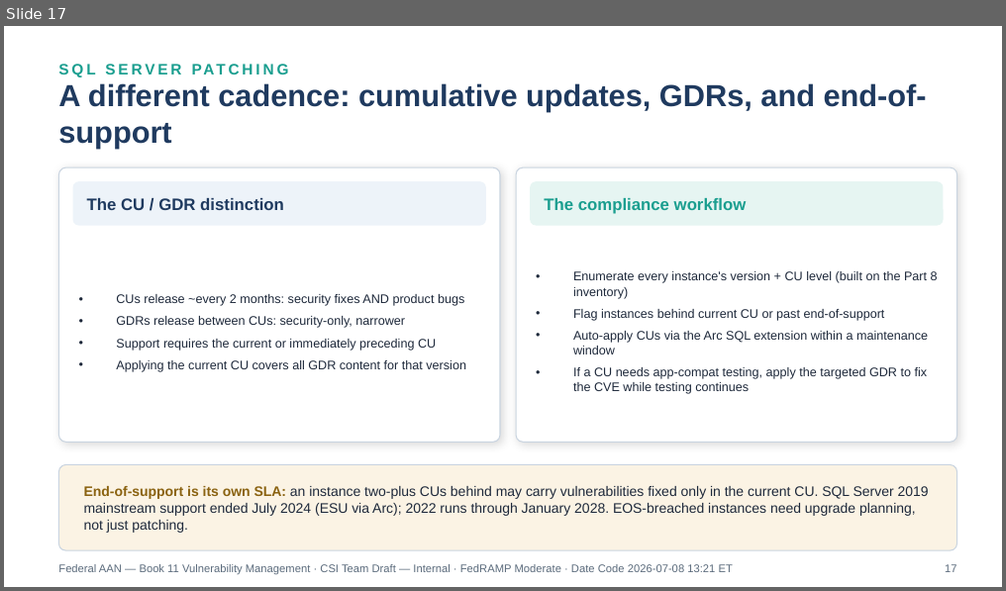
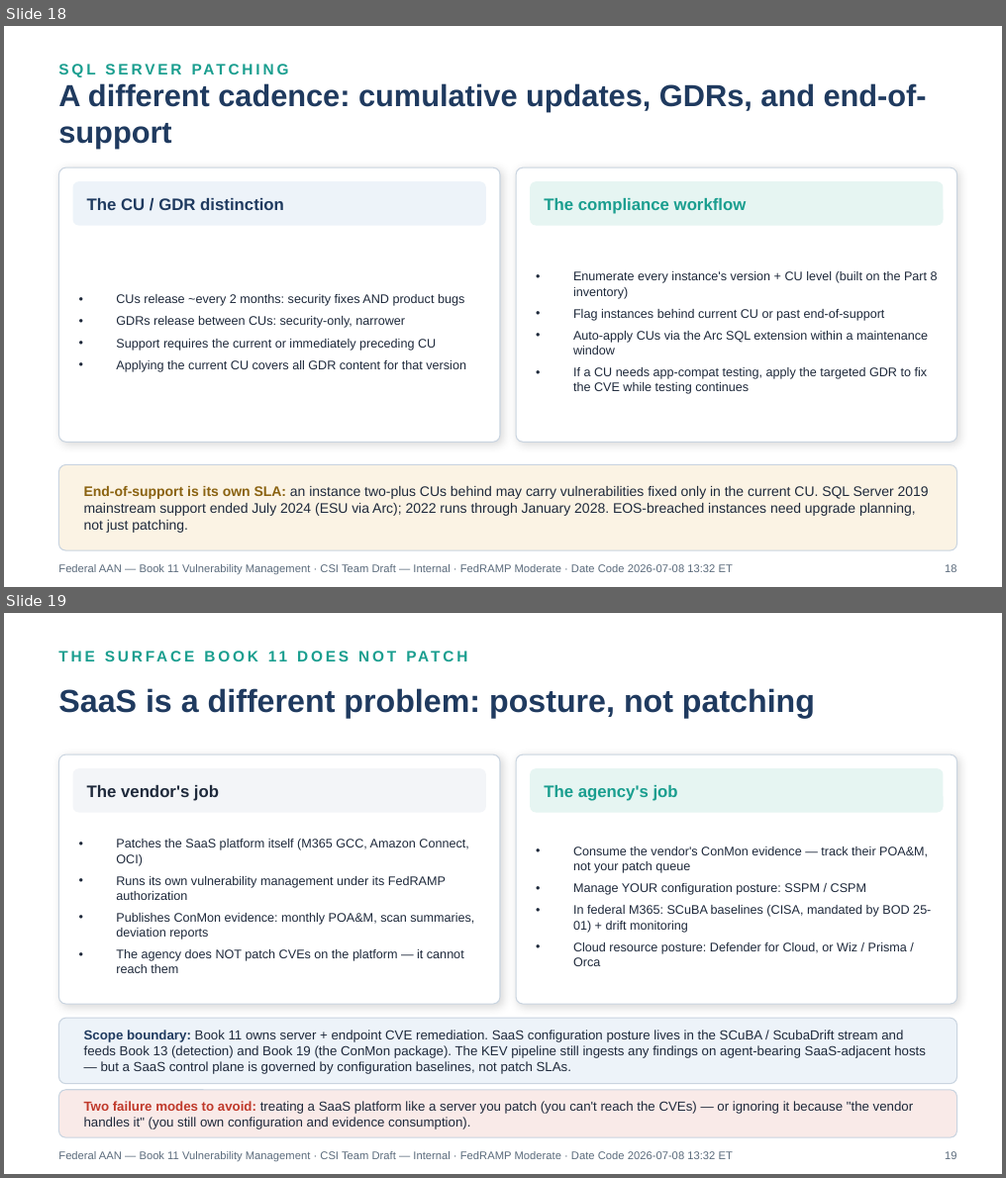
Before and after one commit to WhalerMike/uiao, a slide deck: inbox/Application Aware Networking/Book_11_FedAAN_Vulnerability_Management.pptx. Shown one above the other, each under a label of ours: slide 17 before the commit, slides 18 and 19 after it. The pictures are 1006x591 and 1006x1178 pixels, drawn with LibreOffice and Linux fonts; fonts in the diff are those of the drawing. Boxes give left, top, right and bottom in pixels: in the first picture for what was removed or moved away, otherwise in the second. Text is boxed around its words. In the diff, an @@ line names an element or a change of style, - is before the commit and + after.

```diff
--- a/inbox/Application Aware Networking/Book_11_FedAAN_Vulnerability_Management.pptx
+++ b/inbox/Application Aware Networking/Book_11_FedAAN_Vulnerability_Management.pptx
@@ slide 19 added at (4, 613, 1002, 1174), background #FFFFFF @@
@@ text added at (268, 651, 287, 662), 11 pt, text #1A9E8F, bold @@
+THE SURFACE BOOK 11 DOES NOT PATCH
@@ text added at (58, 688, 815, 718), 23 pt, text #1F3A5F, bold @@
+SaaS is a different problem: posture, not patching
@@ rounded rectangle added at (58, 755, 500, 1004), fill #FFFFFF, outline #C9D4E0 0.75 pt @@
@@ rounded rectangle added at (516, 755, 957, 1004), fill #FFFFFF, outline #C9D4E0 0.75 pt @@
@@ rounded rectangle added at (73, 768, 486, 813), fill #F3F5F8 @@
@@ text added at (87, 785, 219, 801), 12 pt, text #1E293B, bold @@
+The vendor's job
@@ rounded rectangle added at (530, 768, 944, 813), fill #E6F5F2 @@
@@ text added at (544, 785, 678, 801), 12 pt, text #1A9E8F, bold @@
+The agency's job
@@ text added at (116, 839, 474, 973), 9 pt, text #1E293B @@
+• Patches the SaaS platform itself (M365 GCC, Amazon Connect, OCI)
+• Runs its own vulnerability management under its FedRAMP authorization
+• Publishes ConMon evidence: monthly POA&M, scan summaries, deviation reports
+• The agency does NOT patch CVEs on the platform — it cannot reach them
@@ text added at (573, 847, 931, 966), 9 pt, text #1E293B @@
+• Consume the vendor's ConMon evidence — track their POA&M, not your patch queue
+• Manage YOUR configuration posture: SSPM / CSPM
+• In federal M365: SCuBA baselines (CISA, mandated by BOD 25-01) + drift monitoring
+• Cloud resource posture: Defender for Cloud, or Wiz / Prisma / Orca
@@ rounded rectangle added at (58, 1018, 957, 1084), fill #EDF3F9, outline #C9D4E0 0.75 pt @@
@@ text added at (84, 1030, 926, 1074), 9.5 pt, text #1E293B @@
+Scope boundary: Book 11 owns server + endpoint CVE remediation. SaaS configuration posture lives in the SCuBA / ScubaDrift stream and feeds Book 13 (detection) and Book 19 (the ConMon package). The KEV pipeline still ingests any findings on agent-bearing SaaS-adjacent hosts — but a SaaS control plane is governed by configuration baselines, not patch SLAs.
@@ rounded rectangle added at (58, 1090, 957, 1138), fill #F9EAE8, outline #C9D4E0 0.75 pt @@
@@ text added at (84, 1101, 914, 1130), 9.5 pt, text #1E293B @@
+Two failure modes to avoid: treating a SaaS platform like a server you patch (you can't reach the CVEs) — or ignoring it because "the vendor handles it" (you still own configuration and evidence consumption).
@@ text added at (58, 1152, 733, 1162), 8 pt, text #5B6B7C @@
+Federal AAN — Book 11 Vulnerability Management · CSI Team Draft — Internal · FedRAMP Moderate · Date Code 2026-07-08 13:32 ET
@@ text added at (944, 1152, 956, 1159), 8 pt, text #5B6B7C @@
+19
@@ what was slide 17 is now slide 18 @@
@@ slide 18 changed as well @@
@@ text at (58, 565, 733, 575): text changed @@
-Federal AAN — Book 11 Vulnerability Management · CSI Team Draft — Internal · FedRAMP Moderate · Date Code 2026-07-08 13:21 ET
+Federal AAN — Book 11 Vulnerability Management · CSI Team Draft — Internal · FedRAMP Moderate · Date Code 2026-07-08 13:32 ET
@@ text at (944, 565, 956, 572): text changed @@
-17
+18
```
Also in this commit, not shown: 21 other slides changed, 2 other slides added, 7 other files.
